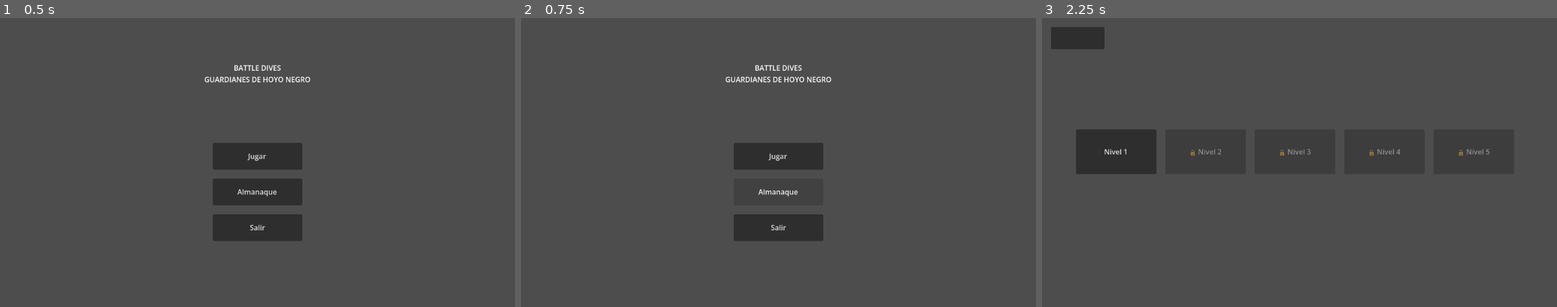
Above: before the commit, frames 1-3 (left to right).
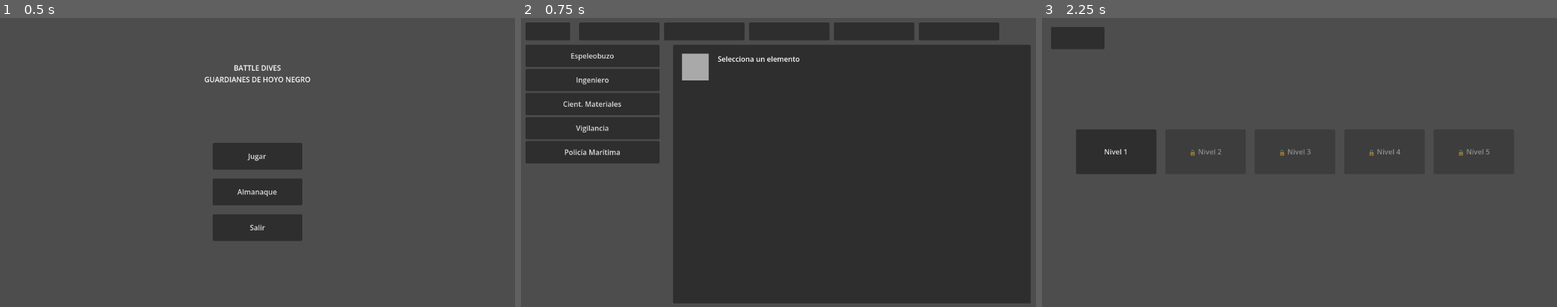
Above: after the commit, the same moments.

Repository: Haziel08/Battle-Dives
Game: Godot game, scene res://ui/main_menu/main_menu.tscn
Two runs of this game, one before a commit and one after it. Both use one fixed random seed, a clock stepped at 60 frames per second and the inputs below.
Inputs (mouse positions are in pixels of both pictures, inside the frame that each line leads up to):
- Up to frame 1 (0.5 s): no input
- Up to frame 2 (0.75 s): click "Almanaque" at 0.5 s
- Up to frame 3 (2.25 s): click (1067, 32) at 1.27 s; click "Jugar" at 2 s

Frame 1 is identical in both runs. In frame 2, 72% of the frame differs, in the area x 0-99%, y 1-99%; in frame 3, nothing differs.

Commit message:
Almnaque implmentado

Diff:
--- a/core/event_data.gd
+++ b/core/event_data.gd
@@ -12,3 +12,5 @@
 @export var danio_fisico_instantaneo: float = 0.0     # Sismo: golpe único al iniciar
 
 @export var color_debug: Color = Color(0.3, 0.3, 0.5)
+@export_multiline var info_real: String = ""
+@export_multiline var descripcion_graciosa: String = ""
--- a/core/game_state.gd
+++ b/core/game_state.gd
@@ -35,3 +35,9 @@
 func ir_a_siguiente_nivel() -> void:
 	if hay_siguiente_nivel():
 		indice_nivel_actual += 1
+
+var hallazgos_descubiertos: Array[bool] = [false, false, false, false, false]
+
+func marcar_hallazgo_descubierto(indice: int) -> void:
+	if indice >= 0 and indice < hallazgos_descubiertos.size():
+		hallazgos_descubiertos[indice] = true
--- a/core/level_data.gd
+++ b/core/level_data.gd
@@ -37,3 +37,6 @@
 @export var permite_extraccion: bool = false
 @export var pasos_extraccion: Array[ExtractionStepData] = []
 @export var ic_penalizacion_extraccion: float = 30.0
+
+@export_multiline var hallazgo_info_real: String = ""
+@export_multiline var hallazgo_descripcion_graciosa: String = ""
--- a/entities/specialists/specialist_data.gd
+++ b/entities/specialists/specialist_data.gd
@@ -34,3 +34,6 @@
 @export var accion_extraccion_id: String = ""
 
 @export var color_debug: Color = Color.GREEN
+
+@export_multiline var info_real: String = ""
+@export_multiline var descripcion_graciosa: String = ""
--- a/entities/specialists/technique_data.gd
+++ b/entities/specialists/technique_data.gd
@@ -16,3 +16,6 @@
 @export var multiplicador_danio: float = 2.0
 
 @export var color_debug: Color = Color.CYAN
+
+@export_multiline var info_real: String = ""
+@export_multiline var descripcion_graciosa: String = ""
--- a/entities/threats/threat_data.gd
+++ b/entities/threats/threat_data.gd
@@ -17,3 +17,5 @@
 @export var tipo: String = "normal"
 @export_enum("avanza_y_pega", "roba_y_huye") var comportamiento: String = "avanza_y_pega"
 @export var ic_robado: float = 50.0
+@export_multiline var info_real: String = ""
+@export_multiline var descripcion_graciosa: String = ""
--- a/levels/level_base/level_base.gd
+++ b/levels/level_base/level_base.gd
@@ -560,6 +560,7 @@
 
 func _victoria() -> void:
 	GameState.desbloquear_siguiente()
+	GameState.marcar_hallazgo_descubierto(GameState.indice_nivel_actual)
 	_terminar_juego("¡VICTORIA!\nHallazgo protegido", true)
 
 func _terminar_juego(mensaje: String, gano: bool) -> void:
@@ -879,6 +880,7 @@
 
 	if completo:
 		GameState.desbloquear_siguiente()
+		GameState.marcar_hallazgo_descubierto(GameState.indice_nivel_actual)
 		_terminar_juego("¡EXTRACCIÓN EXITOSA!\nEl hallazgo fue resguardado\nsiguiendo el protocolo completo", true)
 	else:
 		finding.recibir_danio_cientifico(nivel_actual.ic_penalizacion_extraccion)
--- /dev/null
+++ b/ui/almanac/almanac.gd
@@ -0,0 +1,157 @@
+extends Node2D
+
+@onready var btn_volver: Button = $UI/BtnVolver
+@onready var tab_tecnicas: Button = $UI/TabTecnicas
+@onready var tab_especialistas: Button = $UI/TabEspecialistas
+@onready var tab_amenazas: Button = $UI/TabAmenazas
+@onready var tab_eventos: Button = $UI/TabEventos
+@onready var tab_hallazgos: Button = $UI/TabHallazgos
+
+@onready var lista_container: VBoxContainer = $UI/ListaScroll/ListaContainer
+@onready var detalle_color: ColorRect = $UI/DetallePanel/DetalleColor
+@onready var detalle_nombre: Label = $UI/DetallePanel/DetalleNombre
+@onready var detalle_stats: Label = $UI/DetallePanel/DetalleStats
+@onready var detalle_info_real: Label = $UI/DetallePanel/DetalleInfoReal
+@onready var detalle_curioso: Label = $UI/DetallePanel/DetalleCurioso
+
+var tecnicas: Array[TechniqueData] = [
+	preload("res://entities/specialists/tec_espeleobuzo.tres"),
+	preload("res://entities/specialists/tec_ingeniero.tres"),
+	preload("res://entities/specialists/tec_cient_materiales.tres"),
+	preload("res://entities/specialists/tec_vigilancia.tres"),
+	preload("res://entities/specialists/tec_policia_maritima.tres"),
+]
+
+var especialistas: Array[SpecialistData] = [
+	preload("res://entities/specialists/esp_arqueologo.tres"),
+	preload("res://entities/specialists/esp_conservadore.tres"),
+	preload("res://entities/specialists/esp_oceanografo.tres"),
+	preload("res://entities/specialists/esp_fotogrametrista.tres"),
+	preload("res://entities/specialists/esp_divulgador.tres"),
+	preload("res://entities/specialists/esp_paleontologo.tres"),
+]
+
+var amenazas: Array[ThreatData] = [
+	preload("res://entities/threats/sedimento.tres"),
+	preload("res://entities/threats/contaminacion.tres"),
+	preload("res://entities/threats/buceador.tres"),
+	preload("res://entities/threats/saqueador.tres"),
+]
+
+var eventos: Array[EventData] = [
+	preload("res://core/events/evento_huracan.tres"),
+	preload("res://core/events/evento_sismo.tres"),
+	preload("res://core/events/evento_baja_visibilidad.tres"),
+	preload("res://core/events/evento_corrientes.tres"),
+]
+
+func _ready() -> void:
+	btn_volver.pressed.connect(_on_volver)
+	tab_tecnicas.pressed.connect(func(): _cambiar_categoria("tecnicas"))
+	tab_especialistas.pressed.connect(func(): _cambiar_categoria("especialistas"))
+	tab_amenazas.pressed.connect(func(): _cambiar_categoria("amenazas"))
+	tab_eventos.pressed.connect(func(): _cambiar_categoria("eventos"))
+	tab_hallazgos.pressed.connect(func(): _cambiar_categoria("hallazgos"))
+	_cambiar_categoria("tecnicas")
+
+func _on_volver() -> void:
+	get_tree().change_scene_to_file("res://ui/main_menu/main_menu.tscn")
+
+func _cambiar_categoria(cat: String) -> void:
+	for c in lista_container.get_children():
+		c.queue_free()
+
+	match cat:
+		"tecnicas":
+			for f in tecnicas:
+				_agregar_item(f.nombre, func(): _mostrar_tecnica(f))
+		"especialistas":
+			for f in especialistas:
+				_agregar_item(f.nombre, func(): _mostrar_especialista(f))
+		"amenazas":
+			for f in amenazas:
+				_agregar_item(f.nombre, func(): _mostrar_amenaza(f))
+		"eventos":
+			for f in eventos:
+				_agregar_item(f.nombre, func(): _mostrar_evento(f))
+		"hallazgos":
+			for i in GameState.niveles.size():
+				var nivel = GameState.niveles[i]
+				var descubierto = GameState.hallazgos_descubiertos[i]
+				var nombre = nivel.nombre_hallazgo if descubierto else "??? (Nivel %d)" % (i + 1)
+				var idx = i
+				_agregar_item(nombre, func(): _mostrar_hallazgo(idx))
+
+	_limpiar_detalle()
+
+func _agregar_item(texto: String, callback: Callable) -> void:
+	var btn = Button.new()
+	btn.text = texto
+	btn.custom_minimum_size = Vector2(300, 50)
+	btn.pressed.connect(callback)
+	lista_container.add_child(btn)
+
+func _limpiar_detalle() -> void:
+	detalle_nombre.text = "Selecciona un elemento"
+	detalle_stats.text = ""
+	detalle_info_real.text = ""
+	detalle_curioso.text = ""
+	detalle_color.color = Color.DARK_GRAY
+
+func _mostrar_tecnica(f: TechniqueData) -> void:
+	detalle_color.color = f.color_debug
+	detalle_nombre.text = f.nombre + " (Técnica)"
+	detalle_stats.text = "En el juego:\nCosto: %d FI | HP: %d | Daño: %d\nVelocidad: %.0f | Vel. Ataque: %.1f/s\nContrarresta: %s (x%.1f)" \
+		% [f.costo, f.hp, f.danio, f.velocidad, f.velocidad_ataque, ", ".join(PackedStringArray(f.efectivo_contra)), f.multiplicador_danio]
+	detalle_info_real.text = "En la vida real:\n" + f.info_real
+	detalle_curioso.text = "Dato curioso:\n" + f.descripcion_graciosa
+
+func _mostrar_especialista(f: SpecialistData) -> void:
+	detalle_color.color = f.color_debug
+	detalle_nombre.text = f.nombre + " (Especialista)"
+	var pasiva = ""
+	if f.pasiva_ic_por_seg > 0: pasiva += "+%.1f IC/seg  " % f.pasiva_ic_por_seg
+	if f.pasiva_if_por_seg > 0: pasiva += "+%.1f IF/seg  " % f.pasiva_if_por_seg
+	if f.pasiva_fi_por_seg > 0: pasiva += "+%.1f FI/seg  " % f.pasiva_fi_por_seg
+	if f.pasiva_reduce_prob_evento > 0: pasiva += "-%.0f%% eventos  " % (f.pasiva_reduce_prob_evento * 100)
+	if f.reduce_prob_amenaza_tipo != "": pasiva += "-%.0f%% %s  " % [f.reduce_prob_amenaza_pct * 100, f.reduce_prob_amenaza_tipo]
+	detalle_stats.text = "En el juego:\nCosto: %d FI | Duración: %ds\nPasiva: %s\nActiva: %s (CD %ds)" \
+		% [f.costo, int(f.duracion), pasiva, f.nombre_activa, int(f.cooldown_activa)]
+	detalle_info_real.text = "En la vida real:\n" + f.info_real
+	detalle_curioso.text = "Dato curioso:\n" + f.descripcion_graciosa
+
+func _mostrar_amenaza(f: ThreatData) -> void:
+	detalle_color.color = f.color_debug
+	detalle_nombre.text = f.nombre + " (Amenaza)"
+	detalle_stats.text = "En el juego:\nHP: %d | Velocidad: %.0f\nDaño Físico: %.0f | Daño Científico: %.0f\nDaño a Técnicas: %.0f" \
+		% [f.hp, f.velocidad, f.danio_fisico, f.danio_cientifico, f.danio_a_tropas]
+	if f.comportamiento == "roba_y_huye":
+		detalle_stats.text += "\nRoba %.0f IC y huye" % f.ic_robado
+	detalle_info_real.text = "En la vida real:\n" + f.info_real
+	detalle_curioso.text = "Dato curioso:\n" + f.descripcion_graciosa
+
+func _mostrar_evento(f: EventData) -> void:
+	detalle_color.color = f.color_debug
+	detalle_nombre.text = f.nombre + " (Evento)"
+	detalle_stats.text = "En el juego:\nDuración: %.0fs" % f.duracion
+	if f.oculta_pantalla: detalle_stats.text += "\nReduce visibilidad"
+	if f.multiplica_velocidad_amenazas != 1.0: detalle_stats.text += "\nAmenazas x%.1f velocidad" % f.multiplica_velocidad_amenazas
+	if f.danio_fisico_instantaneo > 0: detalle_stats.text += "\n-%.0f IF instantáneo" % f.danio_fisico_instantaneo
+	if f.reduce_radio_deteccion_pct > 0: detalle_stats.text += "\n-%.0f%% radio detección" % (f.reduce_radio_deteccion_pct * 100)
+	detalle_info_real.text = "En la vida real:\n" + f.info_real
+	detalle_curioso.text = "Dato curioso:\n" + f.descripcion_graciosa
+
+func _mostrar_hallazgo(indice: int) -> void:
+	var nivel = GameState.niveles[indice]
+	if not GameState.hallazgos_descubiertos[indice]:
+		detalle_color.color = Color.DARK_GRAY
+		detalle_nombre.text = "??? (Bloqueado)"
+		detalle_stats.text = "Completa el Nivel %d para descubrir este hallazgo." % (indice + 1)
+		detalle_info_real.text = ""
+		detalle_curioso.text = ""
+		return
+	detalle_color.color = Color.GOLD
+	detalle_nombre.text = nivel.nombre_hallazgo + " (Hallazgo)"
+	detalle_stats.text = "En el juego:\nIntegridad Física: %.0f\nIntegridad Científica: %.0f" % [nivel.hallazgo_if, nivel.hallazgo_ic]
+	detalle_info_real.text = "En la vida real:\n" + nivel.hallazgo_info_real
+	detalle_curioso.text = "Dato curioso:\n" + nivel.hallazgo_descripcion_graciosa
--- /dev/null
+++ b/ui/almanac/almanac.tscn
@@ -0,0 +1,96 @@
+[gd_scene format=3 uid="uid://cfelsvt0oi2s1"]
+
+[ext_resource type="Script" uid="uid://ckx6sen5idsu" path="res://ui/almanac/almanac.gd" id="1_glhfh"]
+
+[node name="Almanac" type="Node2D" unique_id=1578229596]
+script = ExtResource("1_glhfh")
+
+[node name="UI" type="CanvasLayer" parent="." unique_id=1551384219]
+
+[node name="BtnVolver" type="Button" parent="UI" unique_id=1174336677]
+offset_left = 10.0
+offset_top = 10.0
+offset_right = 110.0
+offset_bottom = 50.0
+
+[node name="TabTecnicas" type="Button" parent="UI" unique_id=1038657537]
+offset_left = 130.0
+offset_top = 10.0
+offset_right = 310.0
+offset_bottom = 50.0
+
+[node name="TabEspecialistas" type="Button" parent="UI" unique_id=1034680908]
+offset_left = 320.0
+offset_top = 10.0
+offset_right = 500.0
+offset_bottom = 50.0
+
+[node name="TabAmenazas" type="Button" parent="UI" unique_id=2037339861]
+offset_left = 510.0
+offset_top = 10.0
+offset_right = 690.0
+offset_bottom = 50.0
+
+[node name="TabEventos" type="Button" parent="UI" unique_id=973166094]
+offset_left = 700.0
+offset_top = 10.0
+offset_right = 880.0
+offset_bottom = 50.0
+
+[node name="TabHallazgos" type="Button" parent="UI" unique_id=571972711]
+offset_left = 890.0
+offset_top = 10.0
+offset_right = 1070.0
+offset_bottom = 50.0
+
+[node name="ListaScroll" type="ScrollContainer" parent="UI" unique_id=1486080620]
+offset_left = 10.0
+offset_top = 60.0
+offset_right = 330.0
+offset_bottom = 640.0
+
+[node name="ListaContainer" type="VBoxContainer" parent="UI/ListaScroll" unique_id=1397802043]
+layout_mode = 2
+
+[node name="DetallePanel" type="Panel" parent="UI" unique_id=1351508600]
+offset_left = 340.0
+offset_top = 60.0
+offset_right = 1140.0
+offset_bottom = 640.0
+
+[node name="DetalleColor" type="ColorRect" parent="UI/DetallePanel" unique_id=1896206833]
+layout_mode = 0
+offset_left = 20.0
+offset_top = 20.0
+offset_right = 80.0
+offset_bottom = 80.0
+
+[node name="DetalleNombre" type="Label" parent="UI/DetallePanel" unique_id=884920987]
+layout_mode = 0
+offset_left = 100.0
+offset_top = 20.0
+offset_right = 700.0
+offset_bottom = 60.0
+
+[node name="DetalleStats" type="Label" parent="UI/DetallePanel" unique_id=2031256586]
+layout_mode = 0
+offset_left = 20.0
+offset_top = 100.0
+offset_right = 780.0
+offset_bottom = 220.0
+
+[node name="DetalleInfoReal" type="Label" parent="UI/DetallePanel" unique_id=554726432]
+layout_mode = 0
+offset_left = 20.0
+offset_top = 240.0
+offset_right = 780.0
+offset_bottom = 400.0
+autowrap_mode = 2
+
+[node name="DetalleCurioso" type="Label" parent="UI/DetallePanel" unique_id=139950105]
+layout_mode = 0
+offset_left = 20.0
+offset_top = 420.0
+offset_right = 780.0
+offset_bottom = 540.0
+autowrap_mode = 2
--- a/ui/main_menu/main_menu..gd
+++ b/ui/main_menu/main_menu..gd
@@ -13,7 +13,7 @@
 	get_tree().change_scene_to_file("res://ui/level_select/level_select.tscn")
 
 func _on_almanaque() -> void:
-	print("Almanaque: pendiente de implementar")
+	get_tree().change_scene_to_file("res://ui/almanac/almanac.tscn")
 
 func _on_salir() -> void:
 	get_tree().quit()
Not shown, added: ui/almanac/almanac.gd.uid
